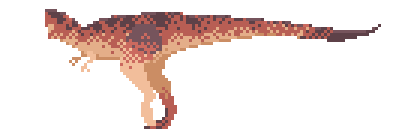
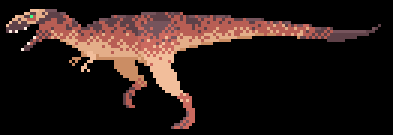
The second 393 × 135 image is a revision of the first. Changes to its layers:
hid group "Group 6 copy 2" (24 layers) over (0, 3, 390, 132)
painted on "Layer 84" (2nd of 2, in "Tyrannosaurus" › "Group 6 copy 2") over (135, 90, 159, 132)
showed group "Group 6" (20 layers) over (0, 3, 390, 132)
showed "Layer 74" (4th of 4, in "Tyrannosaurus" › "Group 6") over (9, 15, 36, 51)
showed "Layer 63 copy 2" (4th of 4, in "Tyrannosaurus" › "Group 6") over (6, 9, 51, 33)
showed "Layer 63 copy" (4th of 4, in "Tyrannosaurus" › "Group 6") over (21, 21, 57, 51)
showed "Layer 0" over (0, 0, 393, 135)
